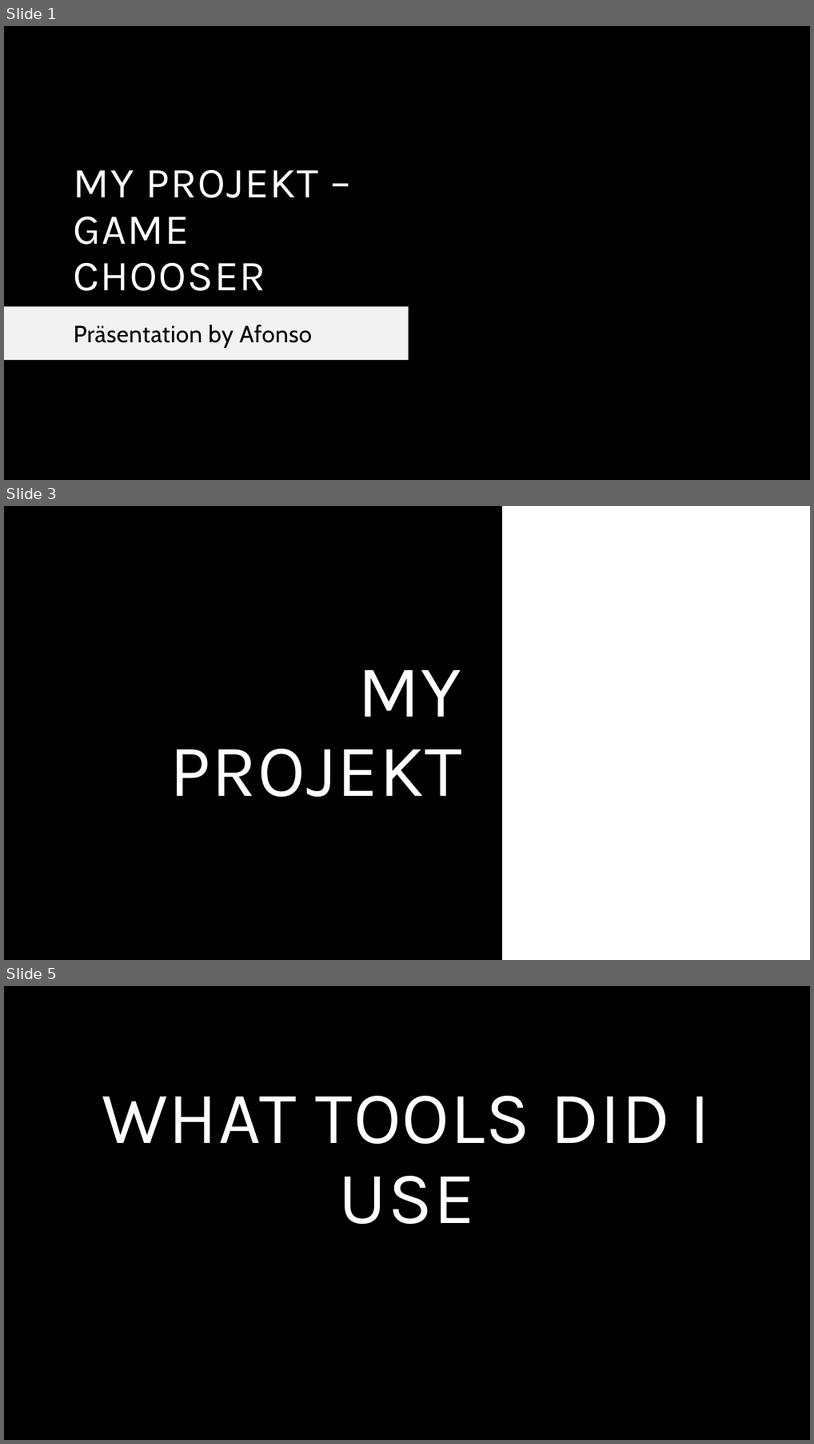
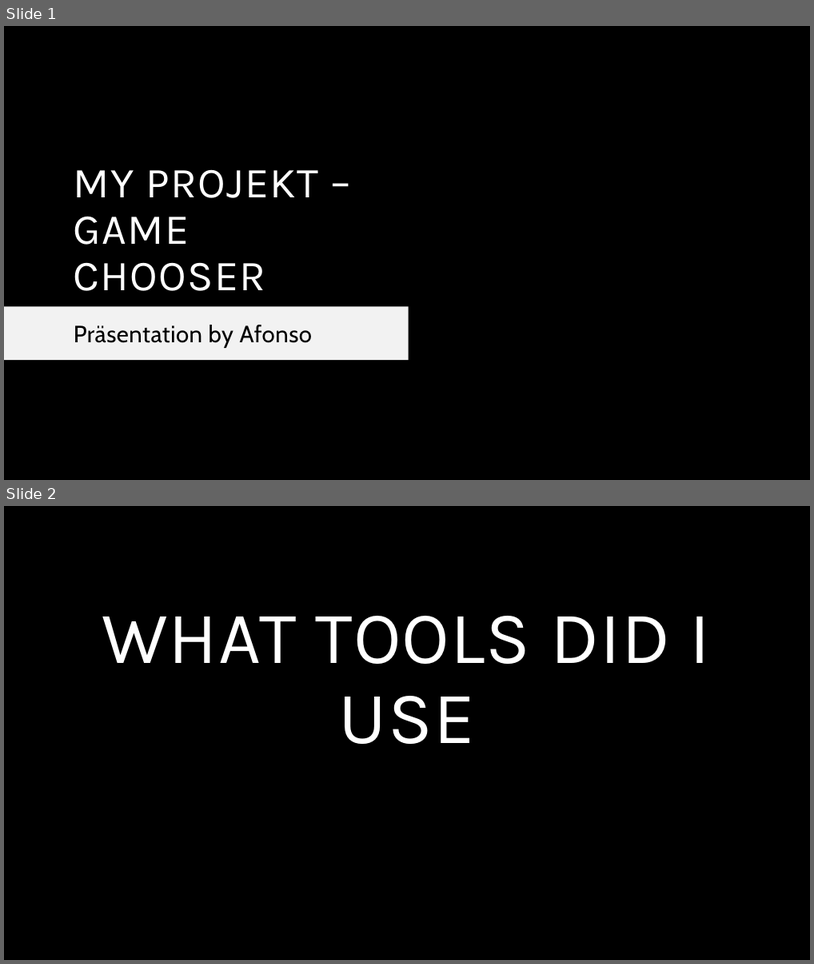
Before and after one commit to Afonso8808/m431_pe24c_Game_Chooser, a slide deck: resources/Powerpoint/Projekt Game_chooser.pptx. Shown one above the other, each under a label of ours: slides 1, 3 and 5 before the commit, slides 1 and 2 after it; the slides between them are not shown. The pictures are 814x1444 and 814x964 pixels, drawn with LibreOffice and Linux fonts; fonts in the diff are those of the drawing; background and template pictures are left out. Boxes give left, top, right and bottom in pixels: in the first picture for what was removed or moved away, otherwise in the second. Text is boxed around its words. In the diff, an @@ line names an element or a change of style, - is before the commit and + after.

```diff
--- a/resources/Powerpoint/Projekt Game_chooser.pptx
+++ b/resources/Powerpoint/Projekt Game_chooser.pptx
@@ slide 3 removed at [4, 506, 810, 960], background #FFFFFF @@
@@ rectangle removed at [4, 506, 810, 656] @@
@@ rectangle removed at [4, 506, 502, 960] @@
@@ rectangle removed at [5, 506, 810, 960] @@
@@ title removed at [170, 670, 462, 796] @@
-MY PROJEKT
@@ rectangle removed at [4, 784, 810, 960] @@
@@ what was slide 5 is now slide 2 @@
```
Also in this commit, not shown: 3 other slides removed.
